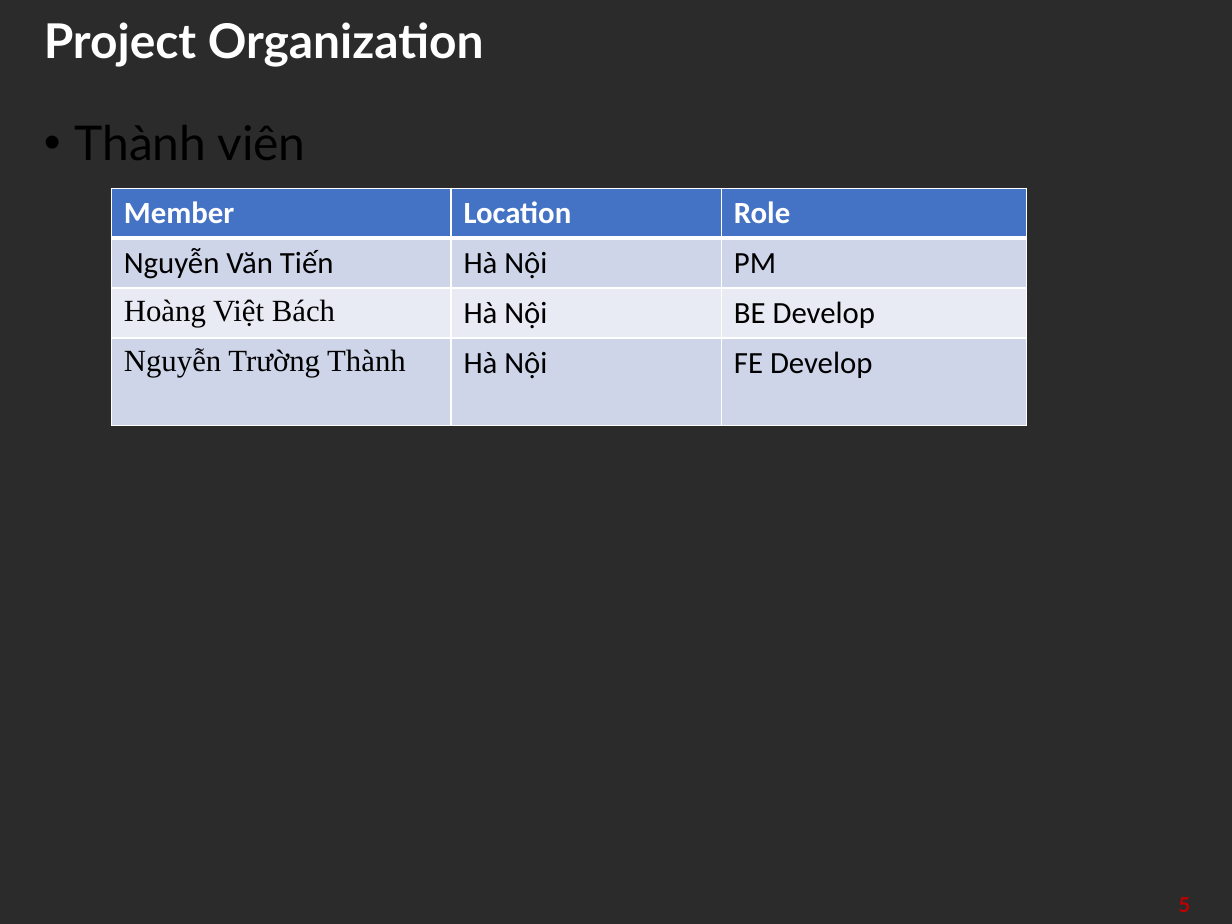
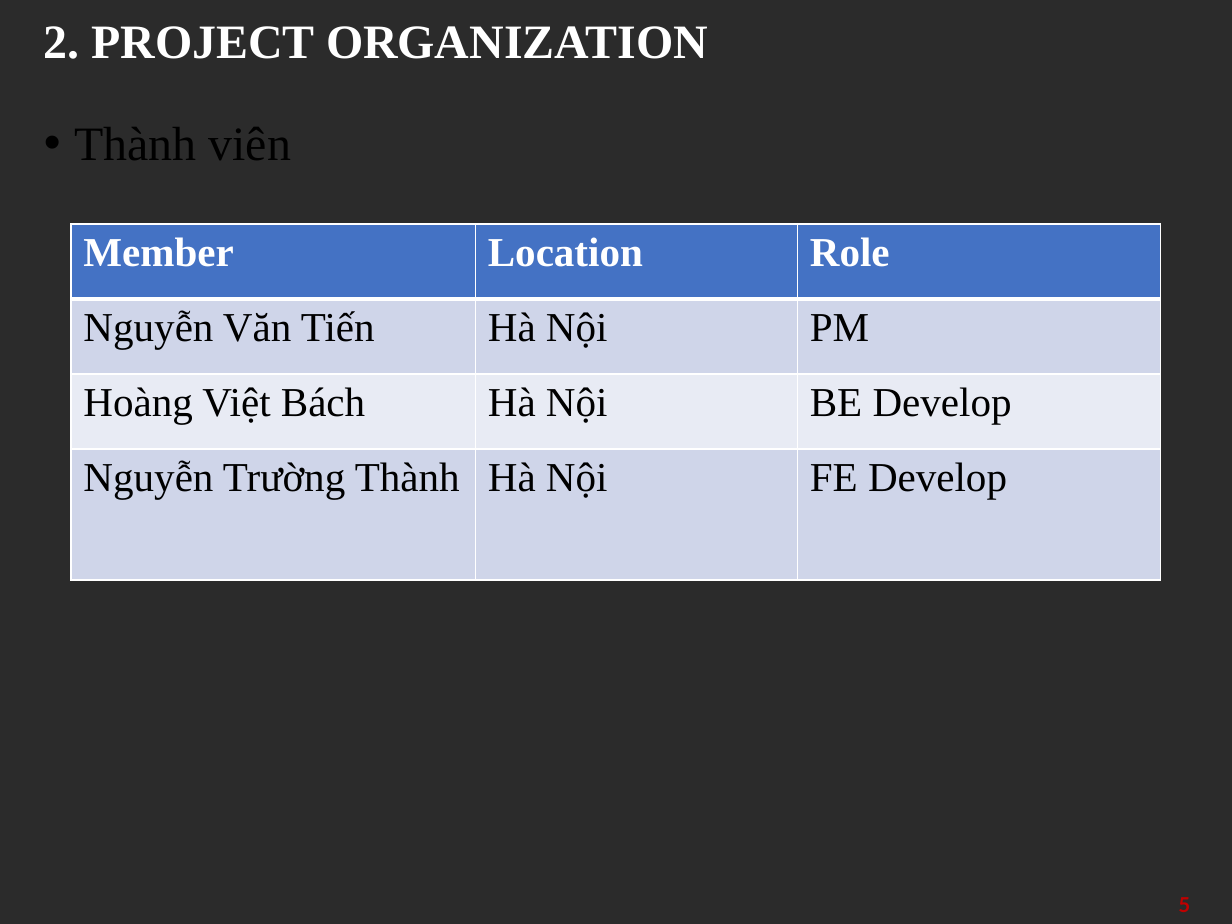
Before and after one commit to tienlhp1/agile_group_2, a slide deck: slide 5 of Agile.pptx. Drawn at 1232x924 pixels with LibreOffice and Linux fonts; fonts in the diff are those of the drawing; background and template pictures are left out; a plain dark background stands for a picture behind light text. Boxes give left, top, right and bottom in pixels: in the first picture for what was removed or moved away, otherwise in the second. Text is boxed around its words. In the diff, an @@ line names an element or a change of style, - is before the commit and + after.

```diff
--- a/Agile.pptx
+++ b/Agile.pptx
@@ title at <box>44,26,708,59</box>: text changed; font Lato to Times New Roman @@
-Project Organization
+2. PROJECT ORGANIZATION
@@ text "Thành viên" at <box>75,127,291,160</box>: font Lato to Times New Roman @@
@@ table at <box>71,224,1161,580</box> @@
@@ size 18 to 24 pt @@
@@ font Calibri to Times New Roman in "Member", "Location", "Role", "Nguyễn Văn Tiến" and 6 more places @@
@@ table: place and size @@
-table at <box>112,188,1029,423</box>
+table at <box>71,224,1161,580</box>
```
Also in this commit, not shown: 21 other slides changed, 1 slide added.
